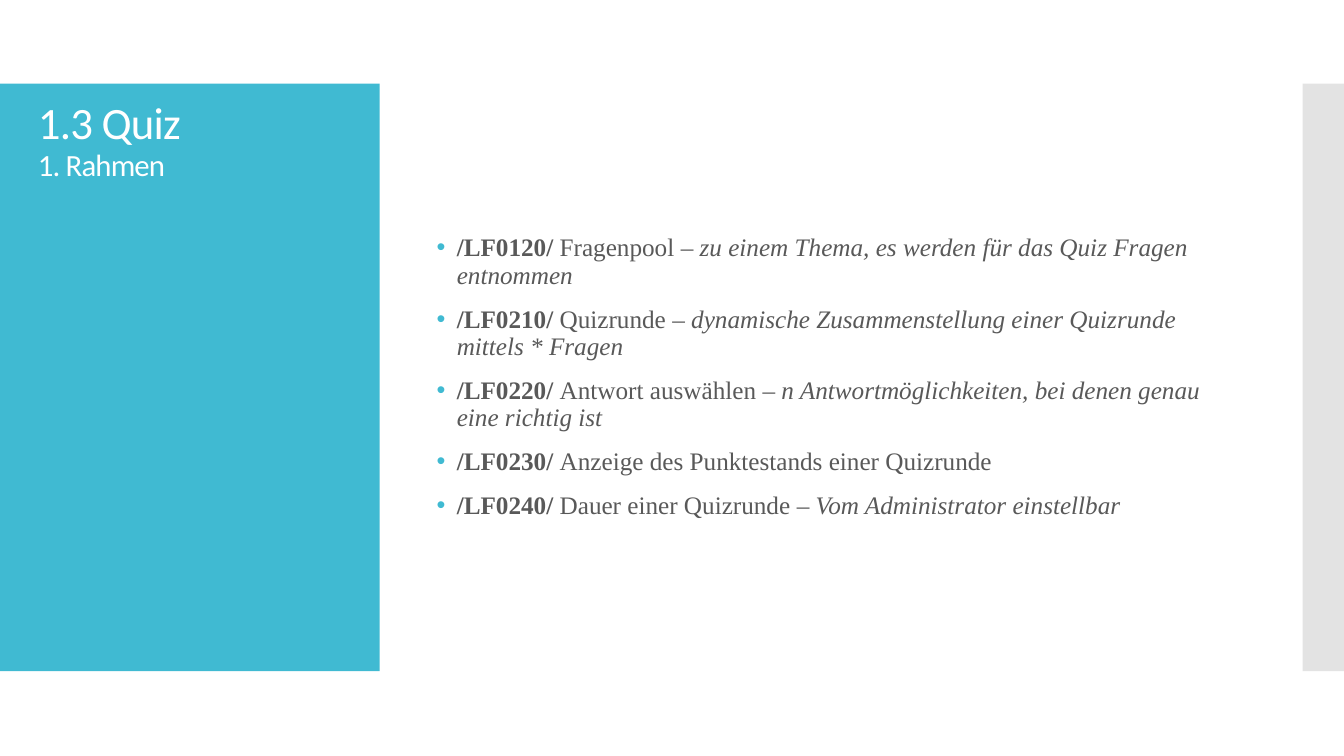
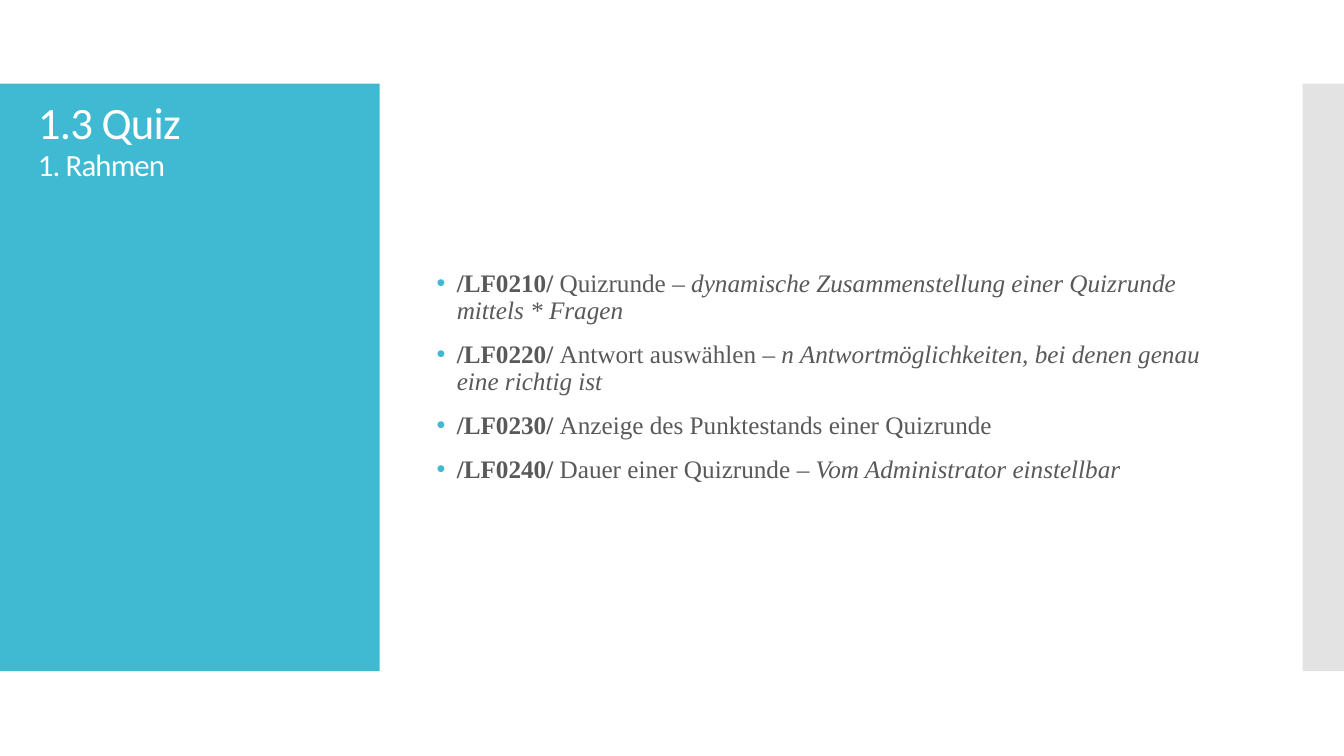
Before and after one commit to ch-schlecht/cz17a, a slide deck: slide 6 of Vortrag/Review_Lastenheft_Folien.pptx. Drawn at 1344x756 pixels with LibreOffice and Linux fonts; fonts in the diff are those of the drawing. Boxes give left, top, right and bottom in pixels: in the first picture for what was removed or moved away, otherwise in the second. Text is boxed around its words. In the diff, an @@ line names an element or a change of style, - is before the commit and + after.

Commit message:
Updated Review-Folien

```diff
--- a/Vortrag/Review_Lastenheft_Folien.pptx
+++ b/Vortrag/Review_Lastenheft_Folien.pptx
@@ text at (x1=457, y1=238, x2=1187, y2=284): paragraph removed @@
-• /LF0120/ Fragenpool – zu einem Thema, es werden für das Quiz Fragen entnommen
```
